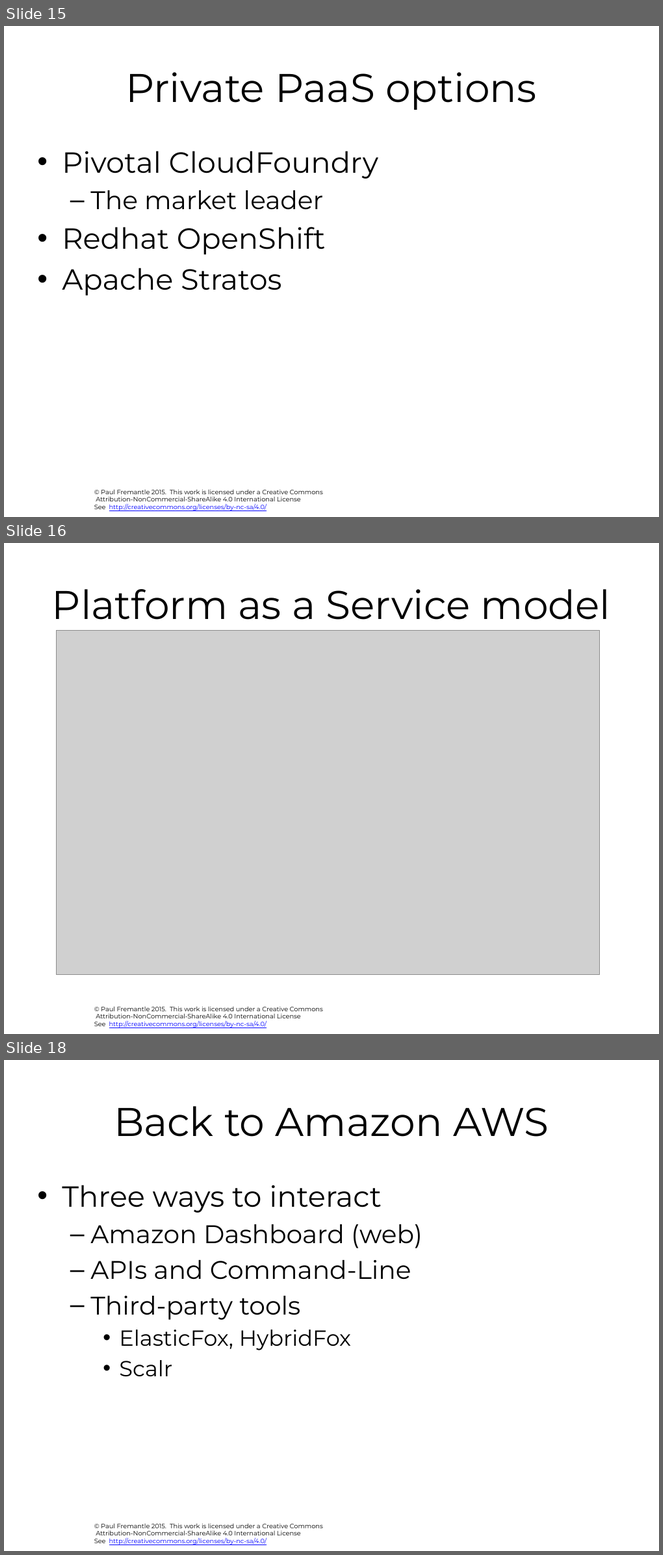
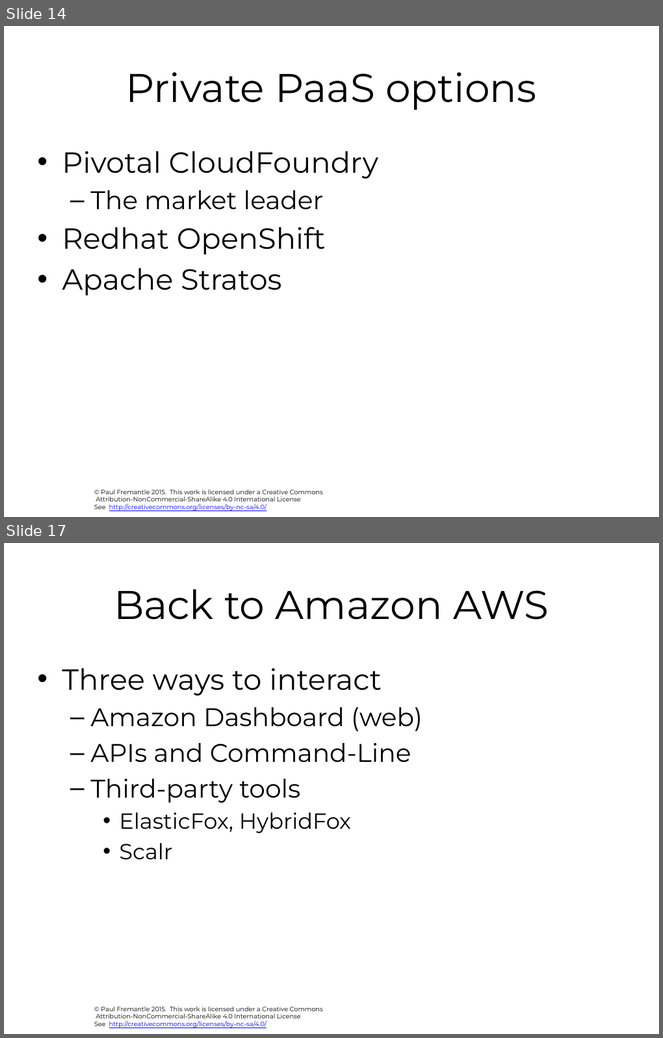
Before and after one commit to pzfreo/ox-clo, a slide deck: pres-source/02-understanding-cloud-services.pptx. Shown one above the other, each under a label of ours: slides 15, 16 and 18 before the commit, slides 14 and 17 after it; the slides between them are not shown. The pictures are 663x1555 and 663x1038 pixels, drawn with LibreOffice and Linux fonts; fonts in the diff are those of the drawing; grey boxes stand for pictures; background and template pictures are left out. Boxes give left, top, right and bottom in pixels: in the first picture for what was removed or moved away, otherwise in the second. Text is boxed around its words. In the diff, an @@ line names an element or a change of style, - is before the commit and + after.

```diff
--- a/pres-source/02-understanding-cloud-services.pptx
+++ b/pres-source/02-understanding-cloud-services.pptx
@@ slide 16 removed at bbox=[4, 543, 659, 1034], background #FFFFFF; not listed: 1 template element that a slide beside it also shows @@
@@ title removed at bbox=[52, 589, 610, 620] @@
-Platform as a Service model
@@ picture removed at bbox=[57, 630, 600, 975] @@
@@ what was slide 15 is now slide 14 @@
@@ what was slide 18 is now slide 17 @@
```
Also in this commit, not shown: 1 slide changed, 2 slides added, 2 other slides removed, 8 other files.
